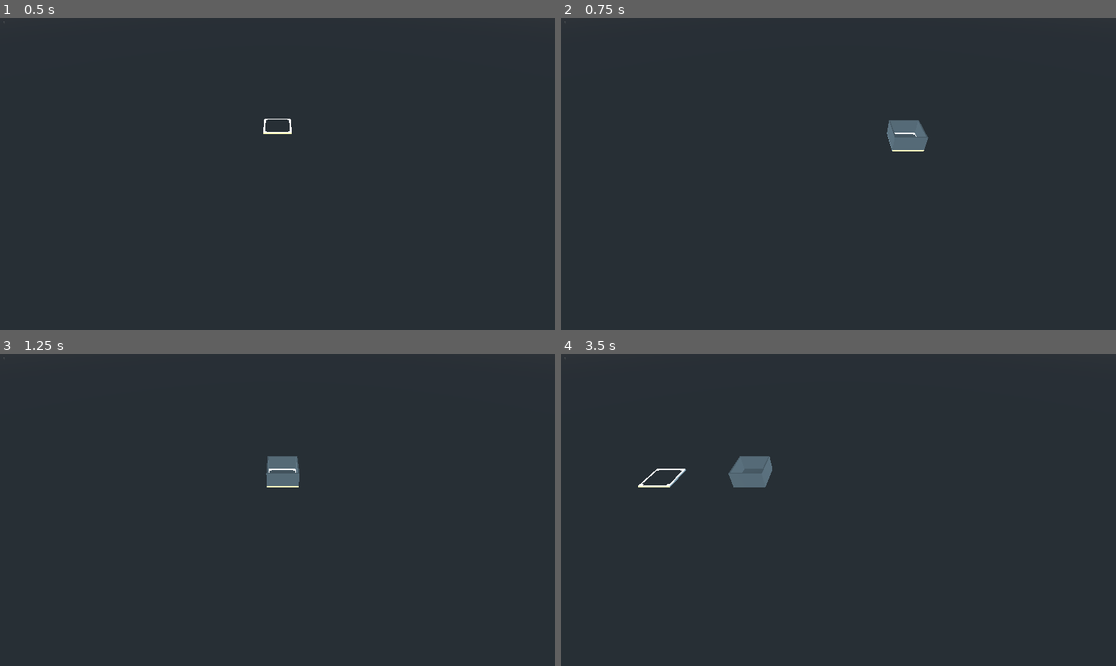
Above: before the commit, frames 1-4 (two rows, left to right).
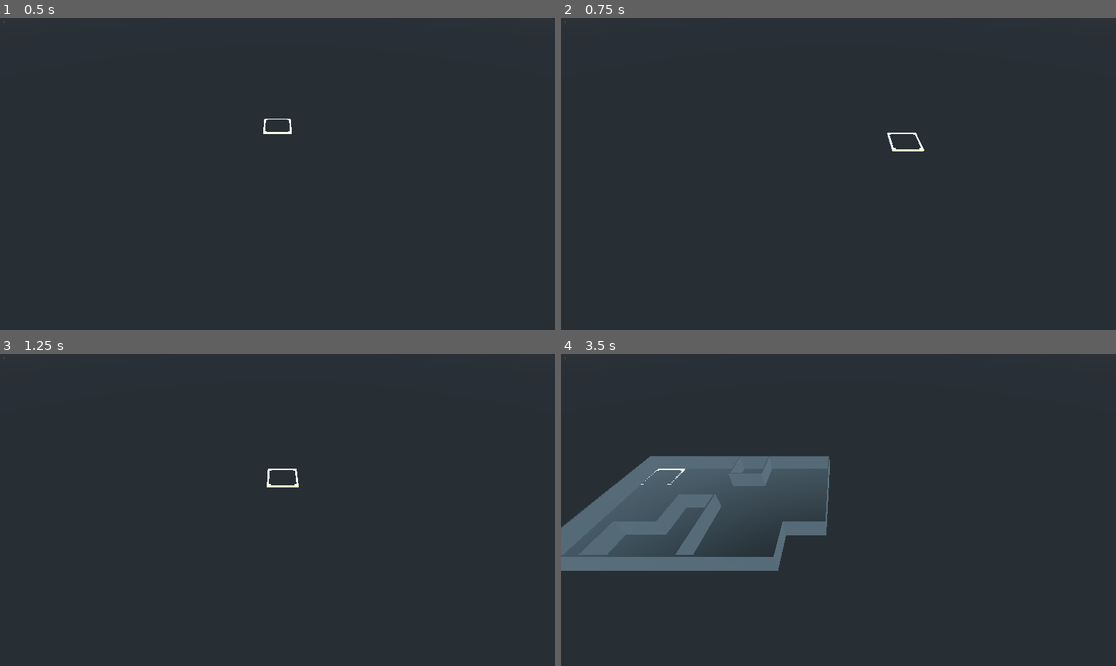
Above: after the commit, the same moments.

Repository: newnoiseworks/TowerStory
Game: Godot game, scene res://Scenes/building/building.tscn
Two runs of this game, one before a commit and one after it. Both use one fixed random seed, a clock stepped at 60 frames per second and the inputs below.
Inputs (mouse positions are in pixels of both pictures, inside the frame that each line leads up to):
- Up to frame 1 (0.5 s): no input
- Up to frame 2 (0.75 s): tap Enter at 0.5 s; move the mouse to (960, 158) at 0.52 s; press the mouse at (960, 158) at 0.53 s; hold D (move_right) from 0.53 s (still down)
- Up to frame 3 (1.25 s): keep holding D (move_right); right-click (399, 494) at 0.8 s
- Up to frame 4 (3.5 s): release D (move_right) at 1.25 s; release the mouse at (960, 494) at 1.25 s; drag from (727, 525) to (810, 572) at 1.27 s; move the mouse to (894, 441) at 2.02 s; press the mouse at (894, 441) at 2.03 s; hold D (move_right) 2.03-2.75 s; right-click (894, 441) at 2.3 s; release the mouse at (894, 441) at 2.75 s; drag from (810, 572) to (672, 463) at 2.77 s

Frame 1 is identical in both runs. In frame 2, 0.6% of the frame differs, in the area x 58-67%, y 32-43%; in frame 3, 0.5%; in frame 4, 12%, in the area x 0-49%, y 32-70%.
Error after the commit: Invalid get index '6' (on base: 'Dictionary'). (res://scenes/floor/floor.gd:104)

Commit message:
adds click and drag for multiple pieces

Diff:
--- a/Scenes/building/building.gd
+++ b/Scenes/building/building.gd
@@ -11,8 +11,11 @@
 onready var previous_floor = current_floor
 
 var _inputter = Input
+var _main_button_press_target: Vector3
+var _is_main_button_pressed: bool = false
 
 var current_floor_idx = 1
+
 
 
 # Pass a mock input object for testing
@@ -54,35 +57,72 @@
 
 func _on_floor_input_event(_camera, event, position, _normal, _shape_idx):
 	if event is InputEventMouseMotion:
-		var mouse_position = position
-		mouse_position.y = mouse_select.global_transform.origin.y
+		_on_select_move(position)
 
-		var adjustment = mouse_position - mouse_select.global_transform.origin
+	if event is InputEventMouseButton:
+		_on_button_click()
 
-		adjustment.x = _closest_multiple_of(int(adjustment.x))
-		adjustment.z = _closest_multiple_of(int(adjustment.z))
 
-		if adjustment != Vector3.ZERO:
-			mouse_select.translate_object_local(adjustment)
+func _on_button_click():
+	var target = mouse_select.global_transform.origin
+	target.y = 0
 
-	elif event is InputEventMouseButton:
-		var global_target = mouse_select.global_transform.origin
-		global_target.y = 0
+	if current_floor == null:
+		_create_new_current_floor()
+		current_floor.set_opaque()
 
-		if current_floor == null:
-			_create_new_current_floor()
-			current_floor.set_opaque()
+	if _inputter.is_action_pressed("main_button") and _is_main_button_pressed == false:
+		_is_main_button_pressed = true
+		_main_button_press_target = target
+	elif _inputter.is_action_just_released("main_button"):
+		_add_pieces_as_needed(target)
+		_is_main_button_pressed = false
+	elif _inputter.is_action_just_released("secondary_button"):
+		current_floor.remove_floor_piece_at(target)
 
-		if _inputter.is_action_pressed("main_button"):
-			if (current_floor_idx > 1 and current_floor._get_piece_count() == 0):
-				var floor_under = get_node("floors/floor%s/floor" % [current_floor_idx - 1])
-				if (floor_under.has_floor_piece_at(global_target)):
-					current_floor.add_floor_piece_at(global_target)
-			else:
-				current_floor.add_floor_piece_at(global_target)
-		elif _inputter.is_action_pressed("secondary_button"):
-			current_floor.remove_floor_piece_at(global_target)
 
+# TODO: This code should most likely be pushed into floor.gd
+func _add_pieces_as_needed(target):
+	if (current_floor_idx > 1 and current_floor._get_piece_count() == 0):
+		var floor_under = get_node("floors/floor%s/floor" % [current_floor_idx - 1])
+		if (!floor_under.has_floor_piece_at(_main_button_press_target)):
+			return
+
+	if target == _main_button_press_target:
+		current_floor.add_floor_piece_at(target)
+		return
+
+	current_floor.add_floor_piece_at(_main_button_press_target)
+
+	var greaterx = _main_button_press_target if _main_button_press_target.x > target.x else target
+	var lesserx = target if greaterx == _main_button_press_target else _main_button_press_target
+	var greaterz = _main_button_press_target if _main_button_press_target.z > target.z else target
+	var lesserz = target if greaterz == _main_button_press_target else _main_button_press_target
+
+	for x in range(lesserx.x, greaterx.x + TowerGlobals.TILE_MULTIPLE, TowerGlobals.TILE_MULTIPLE):
+		for z in range(lesserz.z, greaterz.z + TowerGlobals.TILE_MULTIPLE, TowerGlobals.TILE_MULTIPLE):
+			if x == _main_button_press_target.x and z == _main_button_press_target.z:
+				continue
+
+			current_floor.add_floor_piece_at(Vector3(
+				x, 0, z
+			), true)
+
+	for x in range(lesserx.x, greaterx.x + TowerGlobals.TILE_MULTIPLE, TowerGlobals.TILE_MULTIPLE):
+		for z in range(lesserz.z, greaterz.z + TowerGlobals.TILE_MULTIPLE, TowerGlobals.TILE_MULTIPLE):
+			current_floor._add_wall_to_piece_at_edges(x, z)
+			current_floor._add_edges_to_surrounding_pieces(x, z)
+
+func _on_select_move(mouse_position: Vector3):
+	mouse_position.y = mouse_select.global_transform.origin.y
+
+	var adjustment = mouse_position - mouse_select.global_transform.origin
+
+	adjustment.x = _closest_multiple_of(int(adjustment.x))
+	adjustment.z = _closest_multiple_of(int(adjustment.z))
+
+	if adjustment != Vector3.ZERO:
+		mouse_select.translate_object_local(adjustment)
 
 func _create_new_current_floor():
 	var new_floor_container = Spatial.new()
--- a/Scenes/building/test_building.gd
+++ b/Scenes/building/test_building.gd
@@ -21,6 +21,20 @@
 
 	func is_action_released(a):
 		return a in _released
+
+	func is_action_just_released(a):
+		return is_action_released(a)
+
+
+	func _test_mouse_input_event(test_building, input_type, position):
+		test_building._on_floor_input_event(
+			null,
+			input_type,
+			position,
+			null,
+			null
+		)
+
 
 
 class Test__on_floor_input_event:
@@ -81,6 +95,18 @@
 			null
 		)
 
+		input.release("main_button")
+
+		test_building._on_floor_input_event(
+			null,
+			InputEventMouseButton.new(),
+			Vector3(
+				2.076785, 0.100007, 0.179358
+			),
+			null,
+			null
+		)
+
 		gut.simulate(test_building, 2, 2)
 
 		var current_floor = test_building.get_node("floors/floor1")
@@ -90,6 +116,63 @@
 			Vector3(2, 0, 0),
 			"Moving and clicking the mouse adds a piece to the right area"
 		)
+
+
+	func test_mouse_click_and_drag_to_add_rectangle():
+		var current_floor = test_building.get_node("floors/floor1")
+		var orig_children_count = current_floor.get_child_count()
+
+		input._test_mouse_input_event(
+			test_building,
+			InputEventMouseMotion.new(),
+			Vector3(
+				2.076785, 0.100007, 0.179358
+			)
+		)
+
+		input.press("main_button")
+
+		input._test_mouse_input_event(
+			test_building,
+			InputEventMouseButton.new(),
+			Vector3(
+				2.076785, 0.100007, 0.179358
+			)
+		)
+
+		gut.simulate(test_building, 2, 2)
+
+		input._test_mouse_input_event(
+			test_building,
+			InputEventMouseMotion.new(),
+			Vector3(
+				4.076785, 0.100007, 4.179358
+			)
+		)
+
+		input.release("main_button")
+
+		input._test_mouse_input_event(
+			test_building,
+			InputEventMouseButton.new(),
+			Vector3(
+				4.076785, 0.100007, 4.179358
+			)
+		)
+
+		gut.simulate(test_building, 2, 2)
+
+		assert_gt(current_floor.get_child_count(), orig_children_count, "More children have been added")
+		assert_eq(current_floor.get_child_count() - orig_children_count, 6, "Correct number of pieces have been assigned")
+
+		current_floor = current_floor.find_node("floor")
+
+		assert_not_null(current_floor.floor_data[2][0], "Piece set at right spot")
+		assert_not_null(current_floor.floor_data[2][2], "Piece set at right spot")
+		assert_not_null(current_floor.floor_data[2][4], "Piece set at right spot")
+		assert_not_null(current_floor.floor_data[4][0], "Piece set at right spot")
+		assert_not_null(current_floor.floor_data[4][2], "Piece set at right spot")
+		assert_not_null(current_floor.floor_data[4][4], "Piece set at right spot")
 
 
 class Test__unhandled_input:
@@ -248,6 +331,16 @@
 			null,
 			null
 		)
+		input.release("main_button")
+		test_building._on_floor_input_event(
+			null,
+			InputEventMouseButton.new(),
+			Vector3(
+				2.076785, 0.100007, 0.179358
+			),
+			null,
+			null
+		)
 		gut.simulate(test_building, 2, 2)
 
 		# second, move up a floor
@@ -270,6 +363,16 @@
 		)
 		gut.simulate(test_building, 2, 2)
 		input.press("main_button")
+		test_building._on_floor_input_event(
+			null,
+			InputEventMouseButton.new(),
+			Vector3(
+				2.076785, 0.100007, 0.179358
+			),
+			null,
+			null
+		)
+		input.release("main_button")
 		test_building._on_floor_input_event(
 			null,
 			InputEventMouseButton.new(),
@@ -317,6 +420,16 @@
 			null,
 			null
 		)
+		input.release("main_button")
+		test_building._on_floor_input_event(
+			null,
+			InputEventMouseButton.new(),
+			Vector3(
+				2.076785, 0.100007, 0.179358
+			),
+			null,
+			null
+		)
 		gut.simulate(test_building, 2, 2)
 
 		# second, move up a floor
@@ -339,6 +452,16 @@
 		)
 		gut.simulate(test_building, 2, 2)
 		input.press("main_button")
+		test_building._on_floor_input_event(
+			null,
+			InputEventMouseButton.new(),
+			Vector3(
+				2.076785, 0.100007, 2.179358
+			),
+			null,
+			null
+		)
+		input.release("main_button")
 		test_building._on_floor_input_event(
 			null,
 			InputEventMouseButton.new(),
@@ -386,6 +509,16 @@
 			null,
 			null
 		)
+		input.release("main_button")
+		test_building._on_floor_input_event(
+			null,
+			InputEventMouseButton.new(),
+			Vector3(
+				2.076785, 0.100007, 0.179358
+			),
+			null,
+			null
+		)
 		gut.simulate(test_building, 2, 2)
 
 		# second, move up a floor
@@ -417,6 +550,16 @@
 			null,
 			null
 		)
+		input.release("main_button")
+		test_building._on_floor_input_event(
+			null,
+			InputEventMouseButton.new(),
+			Vector3(
+				2.076785, 0.100007, 0.179358
+			),
+			null,
+			null
+		)
 		gut.simulate(test_building, 2, 2)
 
 		# fourth, make a piece not above the first - should be ok
@@ -431,6 +574,16 @@
 		)
 		gut.simulate(test_building, 2, 2)
 		input.press("main_button")
+		test_building._on_floor_input_event(
+			null,
+			InputEventMouseButton.new(),
+			Vector3(
+				2.076785, 0.100007, 2.179358
+			),
+			null,
+			null
+		)
+		input.release("main_button")
 		test_building._on_floor_input_event(
 			null,
 			InputEventMouseButton.new(),
--- a/Scenes/floor/floor.gd
+++ b/Scenes/floor/floor.gd
@@ -42,13 +42,13 @@
 	return _has_floor_piece_at(x, z)
 
 
-func add_floor_piece_at(global_target: Vector3, startup: bool = false):
-	var target = get_parent().global_transform.origin + global_target
-
-	var x = int(target.x)
-	var z = int(target.z)
-
-	if !startup and !_can_add_floor_piece_at(x, z): return
+func add_floor_piece_at(global_target: Vector3, force: bool = false):
+	var target = get_parent().global_transform.origin + global_target
+
+	var x = int(target.x)
+	var z = int(target.z)
+
+	if !force and !_can_add_floor_piece_at(x, z): return
 
 	if !floor_data.has(x): floor_data[x] = {}
 
@@ -63,9 +63,8 @@
 
 	floor_piece.global_transform.origin = target
 
-	_add_wall_to_piece_at_edges(x, z)
-
-	if !startup:
+	if !force:
+		_add_wall_to_piece_at_edges(x, z)
 		_add_edges_to_surrounding_pieces(x, z)
 
 
